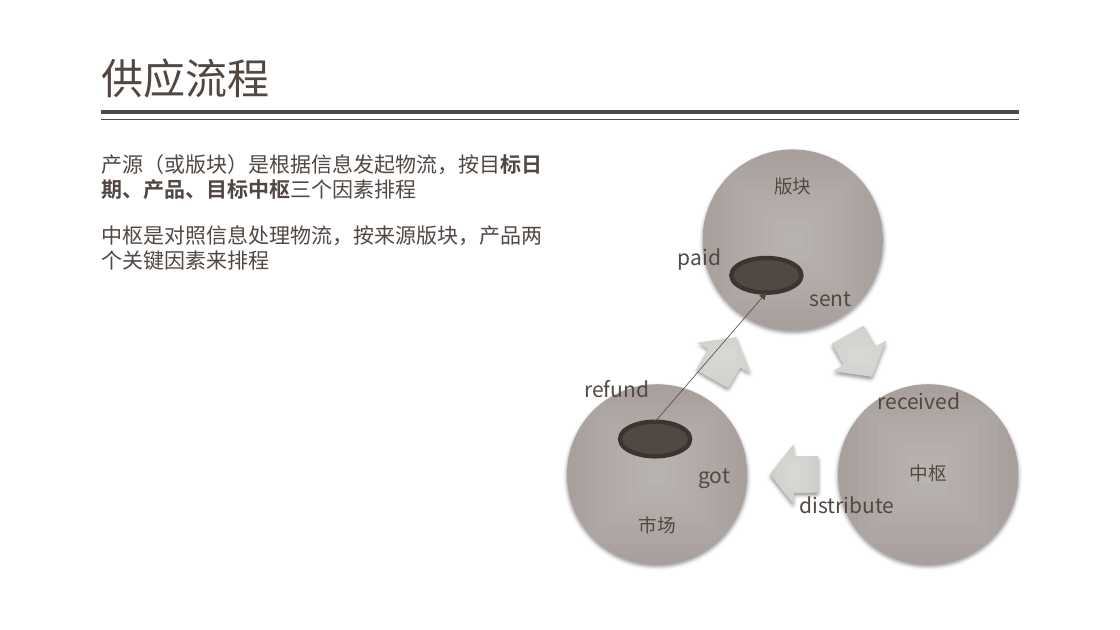
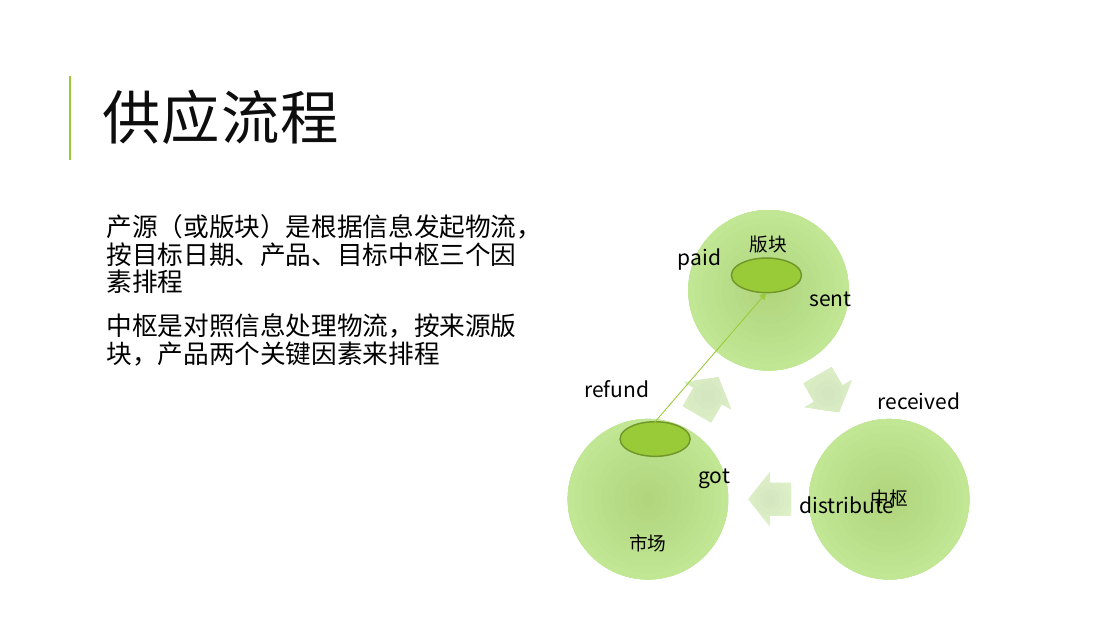
Before and after one commit to jzgi/chainsmart, a slide deck: slide 10 of Docs/品链供销平台.pptx. Drawn at 1120x630 pixels with LibreOffice and Linux fonts; fonts in the diff are those of the drawing. Boxes give left, top, right and bottom in pixels: in the first picture for what was removed or moved away, otherwise in the second. Text is boxed around its words. In the diff, an @@ line names an element or a change of style, - is before the commit and + after.

```diff
--- a/Docs/品链供销平台.pptx
+++ b/Docs/品链供销平台.pptx
@@ title "供应流程": place and size @@
-title "供应流程" at bbox=[101, 58, 269, 98]
+title "供应流程" at bbox=[102, 89, 339, 144]
@@ title "供应流程" at bbox=[102, 89, 339, 144]: size 36 to 50 pt, font Noto Sans CJK SC to Calibri, text colour #514843 to #0D0D0D, letter spacing 0 to 1 pt; line spacing 0.9 to 0.8; vertical alignment bottom to middle @@
@@ line added from (70, 160) to (70, 76), #99CB38 1.5 pt @@
@@ line removed from (1019, 112) to (102, 112) @@
@@ line removed from (1019, 120) to (102, 120) @@
@@ text "产源（或版块）是根据信息发起物流，按目标日期、产品、目标中枢三个因素排程": place and size @@
-text "产源（或版块）是根据信息发起物流，按目标日期、产品、目标中枢三个因素排程" at bbox=[101, 154, 542, 270]
+text "产源（或版块）是根据信息发起物流，按目标日期、产品、目标中枢三个因素排程" at bbox=[107, 214, 543, 366]
@@ text "产源（或版块）是根据信息发起物流，按目标日期、产品、目标中枢三个因素排程" at bbox=[107, 214, 543, 366]: size 18 to 22 pt, font Noto Sans CJK SC to Calibri, text colour #514843 to #000000; bold off in "产源（或版块）是根据信息发起物流，按目标日期、产品、目标中枢三个因素排程"; bullet none to  ; line spacing 1 to 0.9; less space between paragraphs @@
@@ fill gradient #B9B4B1 to #A9A29E to gradient #B0D57D to #CAEEA0; shadow off in 3 elements at bbox=[568, 419, 728, 580], bbox=[809, 419, 970, 580], bbox=[688, 210, 849, 371] @@
@@ ellipse: place and size @@
-ellipse at bbox=[702, 150, 883, 330]
+ellipse at bbox=[688, 210, 849, 371]
@@ text colour #514843 to #000000 in 9 elements at bbox=[678, 244, 721, 270], bbox=[809, 285, 851, 311], bbox=[877, 392, 960, 410], bbox=[799, 492, 894, 518], bbox=[698, 462, 730, 488], bbox=[584, 380, 649, 398], bbox=[629, 534, 666, 552], bbox=[871, 489, 908, 511], bbox=[750, 235, 787, 253] @@
@@ text "版块": place and size @@
-text "版块" at bbox=[774, 177, 811, 195]
+text "版块" at bbox=[750, 235, 787, 253]
@@ ellipse at bbox=[732, 258, 802, 292]: fill #514843 to #99CB38; outline #3C3532 3.78 pt to #719629 1.25 pt @@
@@ arrow (655, 422) - (766, 292): stroke #504641 0.5 pt to #99CB38 0.75 pt @@
@@ right arrow: place and size @@
-right arrow at bbox=[687, 322, 763, 394]
+right arrow at bbox=[674, 364, 742, 428]
@@ fill gradient #D8D6D5 to #D1CECC to gradient #D4E7BF to #E1F4CC; shadow off in 3 elements at bbox=[749, 472, 791, 527], bbox=[674, 364, 742, 428], bbox=[795, 361, 863, 426] @@
@@ right arrow: place and size @@
-right arrow at bbox=[822, 320, 898, 391]
+right arrow at bbox=[795, 361, 863, 426]
@@ ellipse: place and size @@
-ellipse at bbox=[567, 384, 748, 565]
+ellipse at bbox=[568, 419, 728, 580]
@@ ellipse: place and size @@
-ellipse at bbox=[839, 384, 1019, 565]
+ellipse at bbox=[809, 419, 970, 580]
@@ text "市场": place and size @@
-text "市场" at bbox=[639, 516, 676, 534]
+text "市场" at bbox=[629, 534, 666, 552]
@@ ellipse at bbox=[620, 422, 691, 456]: fill #514843 to #99CB38; outline #3C3532 3.78 pt to #719629 1.25 pt @@
@@ text "中枢": place and size @@
-text "中枢" at bbox=[910, 464, 947, 482]
+text "中枢" at bbox=[871, 489, 908, 511]
@@ right arrow: place and size @@
-right arrow at bbox=[770, 444, 818, 505]
+right arrow at bbox=[749, 472, 791, 527]
```
Also in this commit, not shown: 26 other slides changed, 1 slide added, 32 other files.
